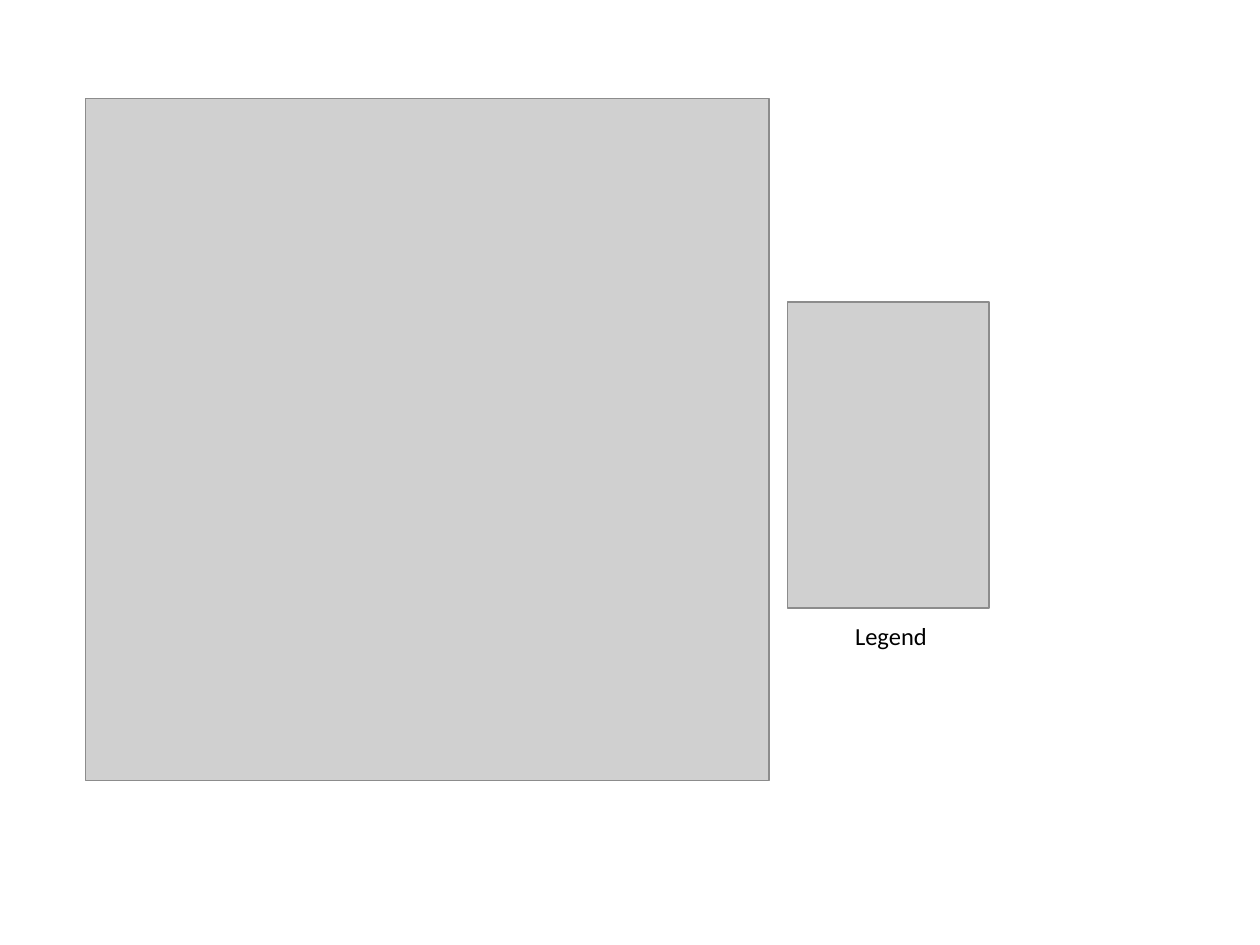
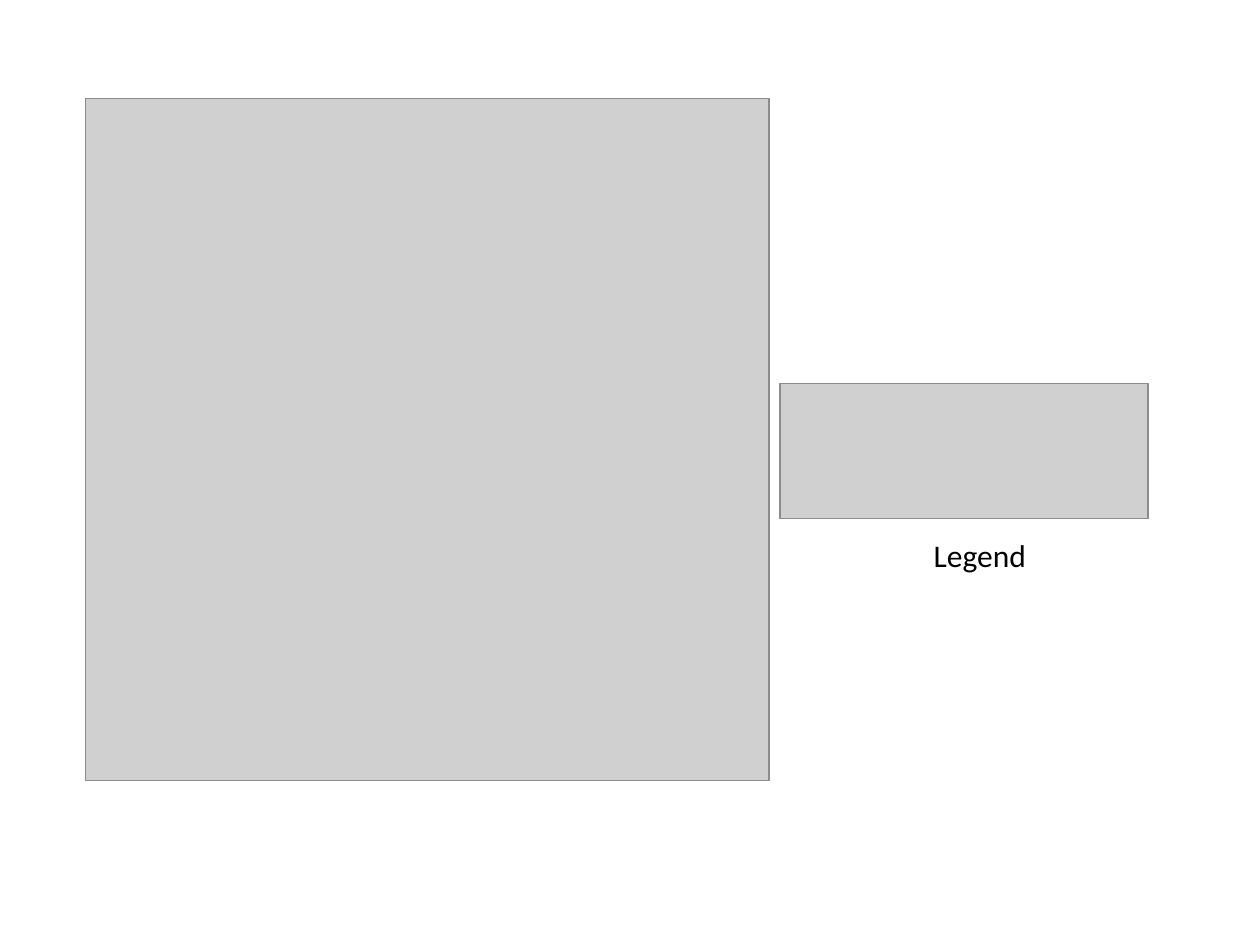
Before and after one commit to pcottle/MastersThesis, a slide deck: slide 26 of figures/figures.pptx. Drawn at 1260x945 pixels with LibreOffice and Linux fonts; fonts in the diff are those of the drawing; grey boxes stand for pictures. Boxes give left, top, right and bottom in pixels: in the first picture for what was removed or moved away, otherwise in the second. Text is boxed around its words. In the diff, an @@ line names an element or a change of style, - is before the commit and + after.

```diff
--- a/figures/figures.pptx
+++ b/figures/figures.pptx
@@ picture removed at <box>788,302,989,609</box> @@
@@ picture added at <box>780,384,1148,519</box> @@
@@ text "Legend": place and size @@
-text "Legend" at <box>855,628,927,650</box>
+text "Legend" at <box>934,545,1026,573</box>
@@ text "Legend" at <box>934,545,1026,573</box>: size 14 to 18 pt @@
```
Also in this commit, not shown: 1 other file.
